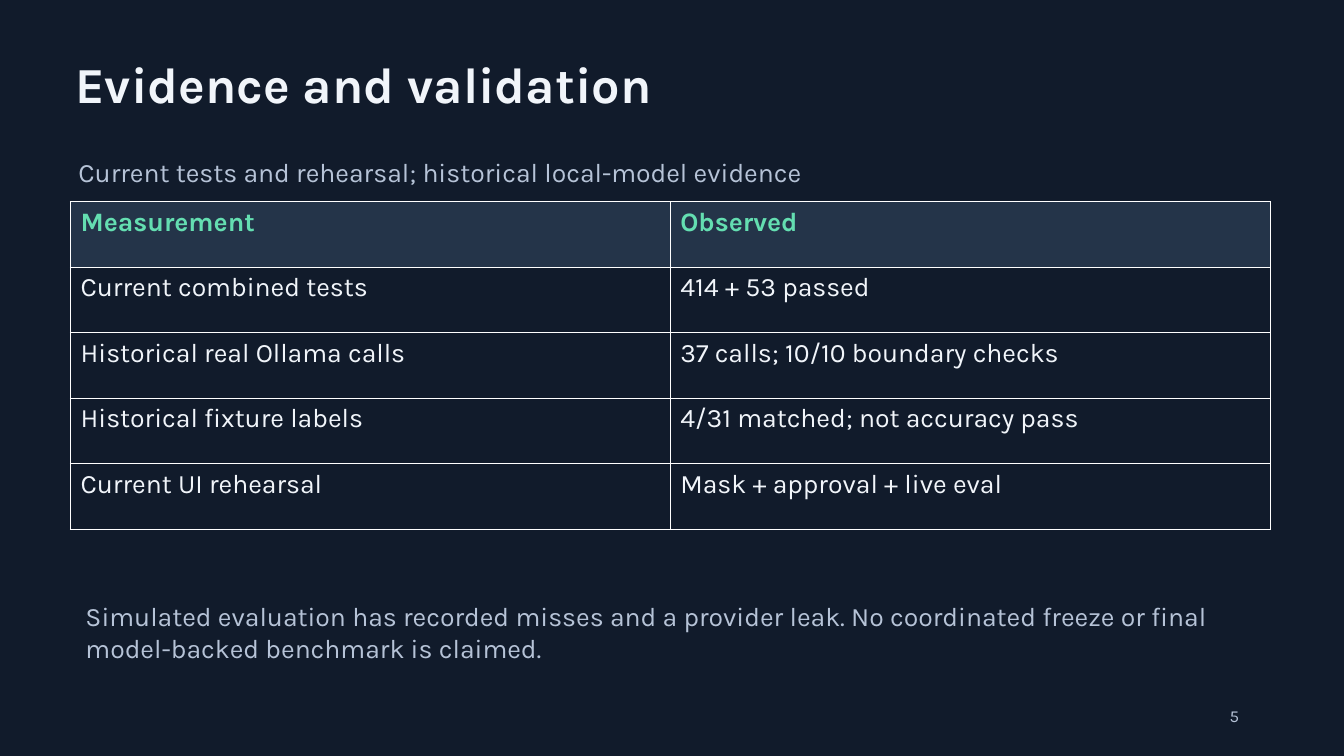
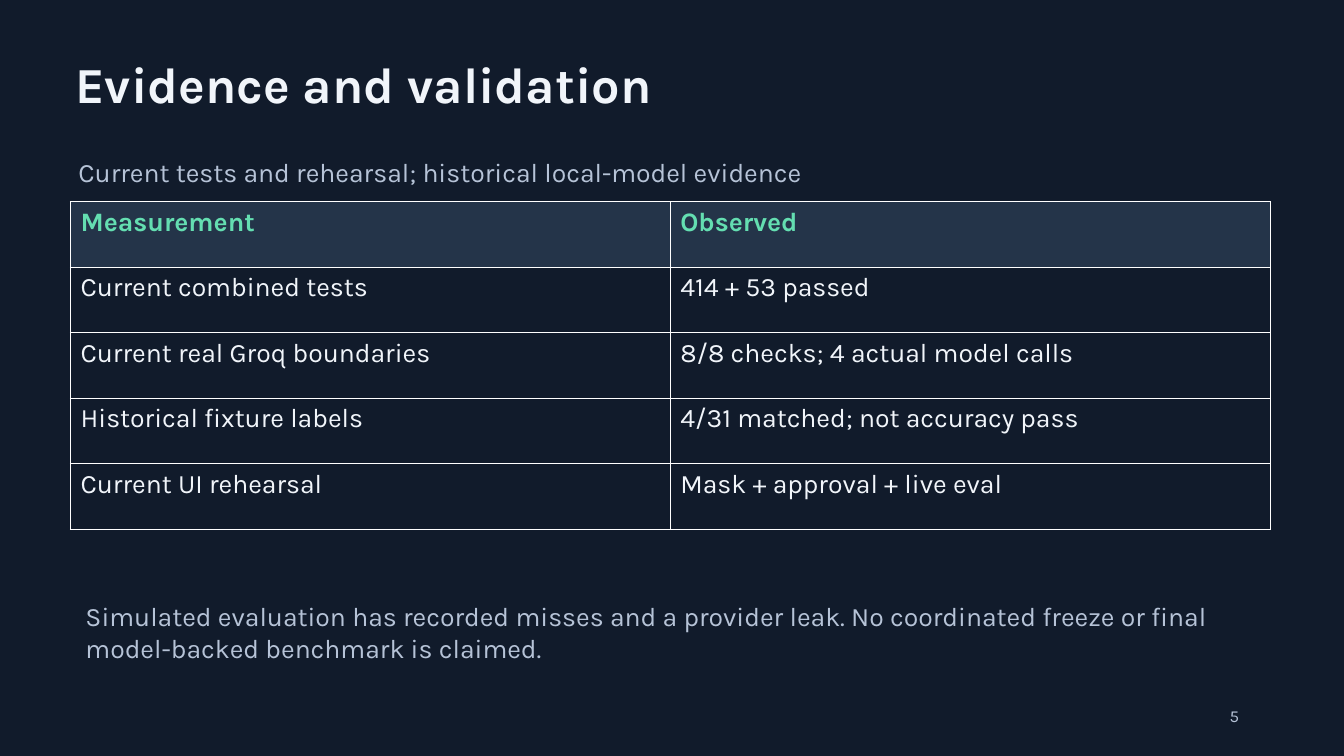
Before and after one commit to TeamElara/Aevia-AI, a slide deck: slide 5 of docs/Alwaz-LeakShield-continued.pptx. Drawn at 1344x756 pixels with LibreOffice and Linux fonts; fonts in the diff are those of the drawing. Boxes give left, top, right and bottom in pixels: in the first picture for what was removed or moved away, otherwise in the second. Text is boxed around its words. In the diff, an @@ line names an element or a change of style, - is before the commit and + after.

Commit message:
Record real Groq boundaries and current continuation evidence

```diff
--- a/docs/Alwaz-LeakShield-continued.pptx
+++ b/docs/Alwaz-LeakShield-continued.pptx
@@ table at [71,202,1270,529] @@
-row 3, column 1: Historical real Ollama calls
+row 3, column 1: Current real Groq boundaries
-row 3, column 2: 37 calls; 10/10 boundary checks
+row 3, column 2: 8/8 checks; 4 actual model calls
```
Also in this commit, not shown: 6 other files.
